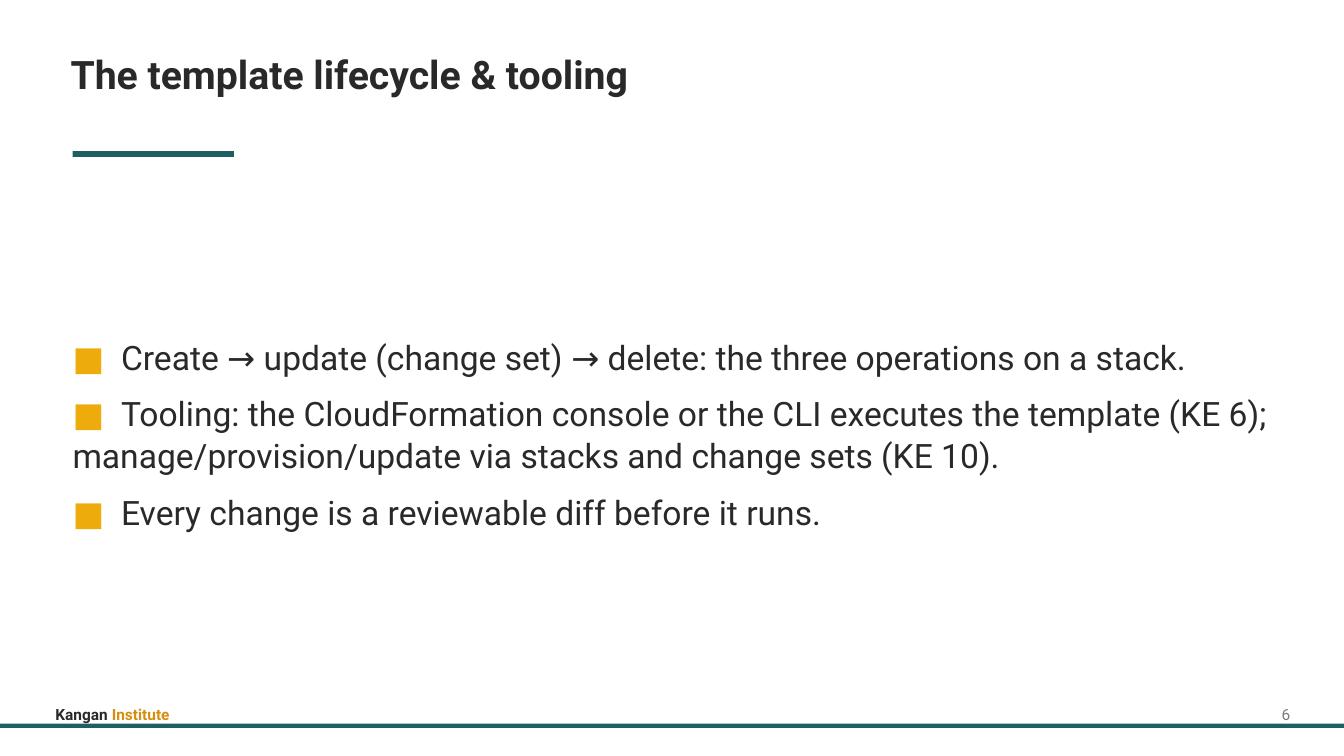
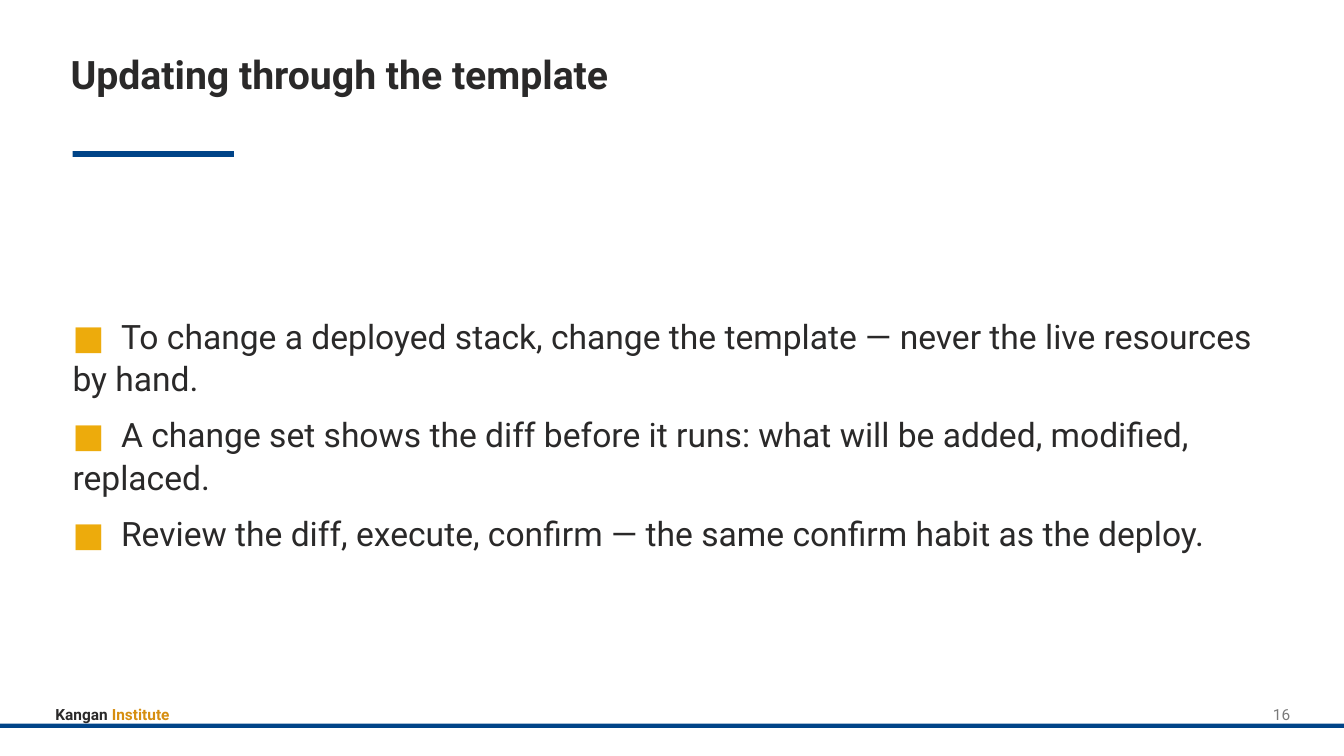
Before and after one commit to Digital-Initiatives-Kangan-Institute/diploma-cloud-cyber-content-s1, a slide deck: slide 21 of S1-CL2-Cloud-Disaster-Recovery/delivery/topic_06/Topic_06_Slides.pptx (slide 10 before the commit). Drawn at 1344x756 pixels with LibreOffice and Linux fonts; fonts in the diff are those of the drawing. Boxes give left, top, right and bottom in pixels: in the first picture for what was removed or moved away, otherwise in the second. Text is boxed around its words. In the diff, an @@ line names an element or a change of style, - is before the commit and + after.

```diff
--- a/S1-CL2-Cloud-Disaster-Recovery/delivery/topic_06/Topic_06_Slides.pptx
+++ b/S1-CL2-Cloud-Disaster-Recovery/delivery/topic_06/Topic_06_Slides.pptx
@@ text at (71, 59, 608, 97): text changed @@
-The template lifecycle & tooling
+Updating through the template
@@ rectangle at (73, 151, 234, 157): fill #205F61 to #004488 @@
@@ text at (73, 323, 1252, 553): text changed @@
-■ Create → update (change set) → delete: the three operations on a stack.
-■ Tooling: the CloudFormation console or the CLI executes the template (KE 6); manage/provision/update via stacks and change sets (KE 10).
-■ Every change is a reviewable diff before it runs.
+■ To change a deployed stack, change the template — never the live resources by hand.
+■ A change set shows the diff before it runs: what will be added, modified, replaced.
+■ Review the diff, execute, confirm — the same confirm habit as the deploy.
@@ text at (1273, 709, 1290, 725): text changed @@
-6
+16
@@ rectangle at (0, 724, 1344, 728): fill #205F61 to #004488 @@
```
Also in this commit, not shown: 13 other slides changed, 11 slides added, 3 slides removed, 36 other files.
